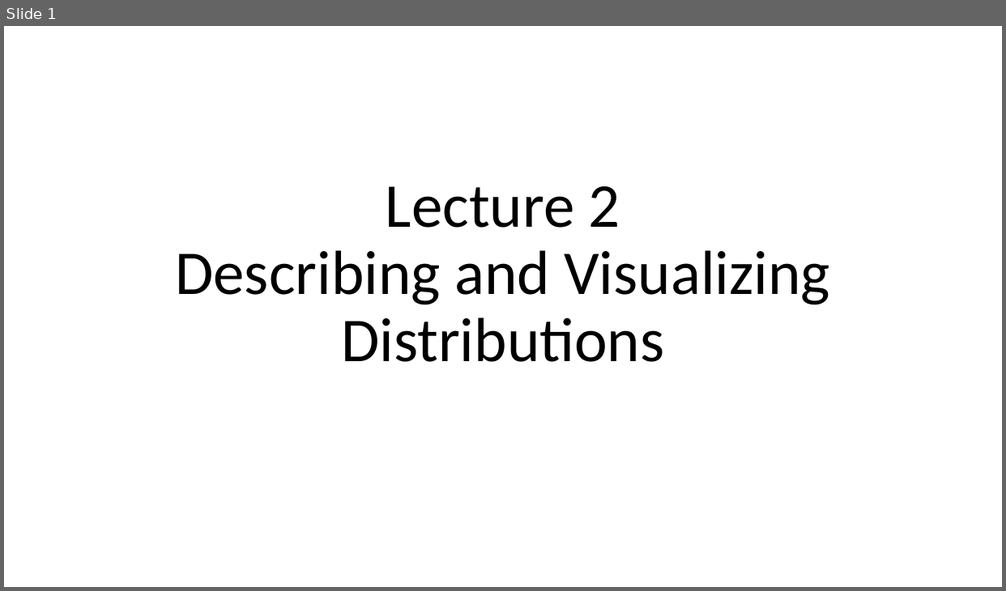
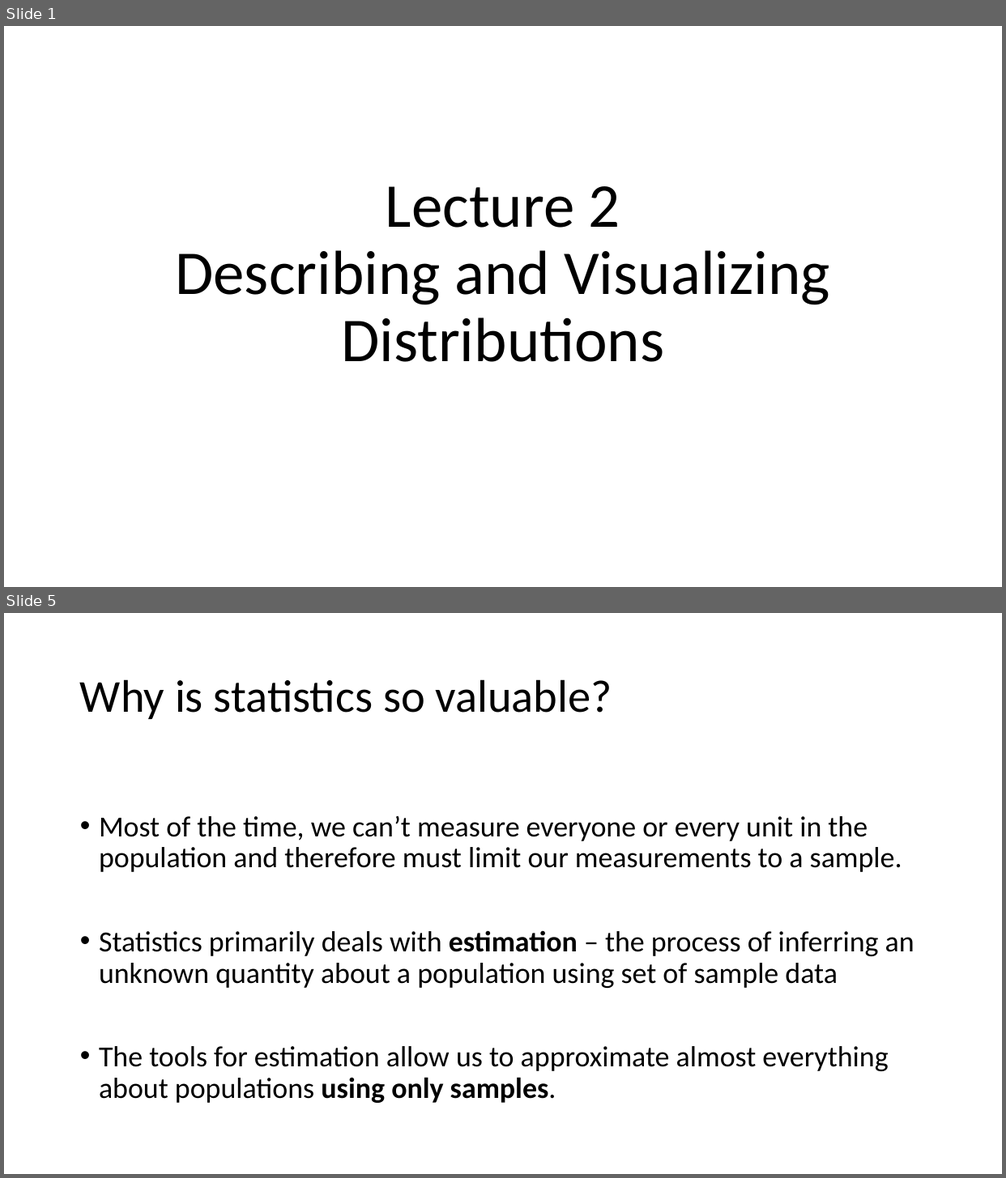
Before and after one commit to Jarred6068/UI_STAT251-03_Spring_2024, a slide deck: docs/lecture_slides/Week 1/Week1_Lecture2_Slides_1_12_2024.pptx. Shown one above the other, each under a label of ours: slide 1 before the commit, slides 1 and 5 after it; the slides between them are not shown. The pictures are 1006x591 and 1006x1178 pixels, drawn with LibreOffice and Linux fonts; fonts in the diff are those of the drawing. Boxes give left, top, right and bottom in pixels: in the first picture for what was removed or moved away, otherwise in the second. Text is boxed around its words. In the diff, an @@ line names an element or a change of style, - is before the commit and + after.

```diff
--- a/docs/lecture_slides/Week 1/Week1_Lecture2_Slides_1_12_2024.pptx
+++ b/docs/lecture_slides/Week 1/Week1_Lecture2_Slides_1_12_2024.pptx
@@ slide 5 added at [4, 613, 1002, 1174], background #FFFFFF @@
@@ title added at [80, 679, 612, 719], 44 pt, text #000000 @@
+Why is statistics so valuable?
@@ text added at [99, 816, 914, 1103], 28 pt, text #000000 @@
+• Most of the time, we can’t measure everyone or every unit in the population and therefore must limit our measurements to a sample.
+• Statistics primarily deals with estimation – the process of inferring an unknown quantity about a population using set of sample data
+• The tools for estimation allow us to approximate almost everything about populations using only samples.
```
Also in this commit, not shown: 9 other slides added, 14 slides removed, 13 other files.
